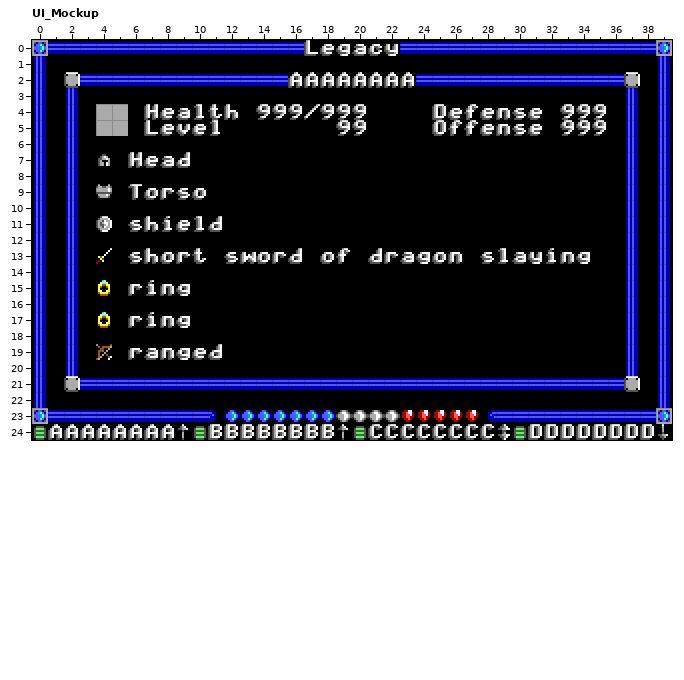
Two versions of a level (LDtk project, assets/Legacy.ldtk). That is the earlier state.
Cells are 8x8 px. Shown: UI_Mockup x 0..39, y 0..24. The commit also changed other parts of the map, which this record leaves out.
The same view after the edit:
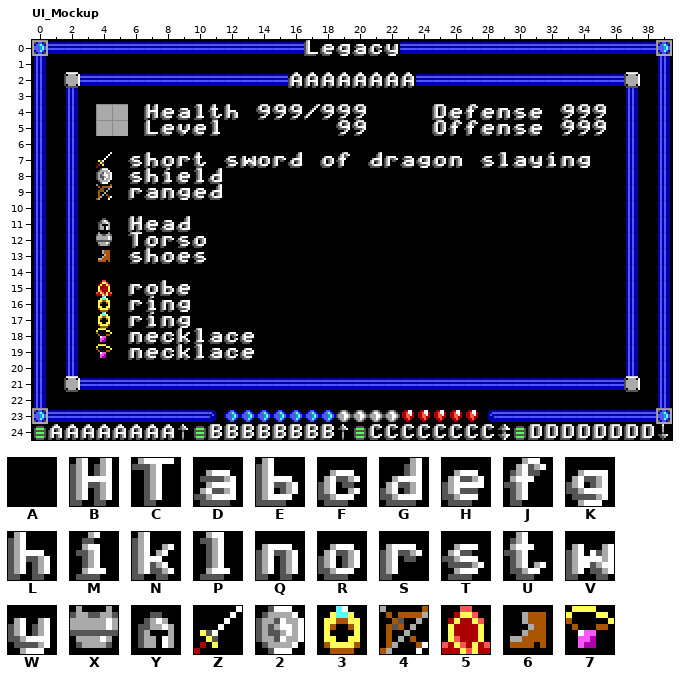
Key: from "UI": A 32, B 72, C 84, D 97, E 98, F 99, G 100, H 101, J 102, K 103, L 104, M 105, N 107, P 108, Q 110, R 111, S 114, T 115, U 116, V 119, W 121, X 160, Y 161, Z 164, 2 165, 3 168, 4 171, 5 188, 6 189, 7 190.
_ is an empty cell.
Changes in this commit:
Layer "UI_Layer":
Tile A gives way to tile 2 in row 8 at x 4.
Tile A gives way to tile 3 in row 16 at x 4.
Tile X gives way to tile 4 in row 9 at x 4.
Tile 3 gives way to tile 5 in row 15 at x 4.
Tile Z gives way to tile 6 in row 13 at x 4.
Tile 4 gives way to tile 7 in row 19 at x 4.
Tile A gives way to tile 7 in row 18 at x 4.
Tile D gives way to tile A in row 13 at x 23 and 30.
Tile G gives way to tile A in row 11 at x 11; in row 13 at x 16 and 21.
Tile J gives way to tile A in row 13 at x 19.
Tile K gives way to tile A in row 13 at x 24 and 34.
Tile M gives way to tile A in row 13 at x 32.
Tile P gives way to tile A in row 11 at x 10; in row 13 at x 29.
Tile Q gives way to tile A in row 13 at x 26 and 33.
Tile R gives way to tile A in row 13 at x 14, 18 and 25.
Tile S gives way to tile A in row 13 at x 15 and 22.
Tile T gives way to tile A in row 13 at x 12 and 28.
Tile V gives way to tile A in row 13 at x 13.
Tile W gives way to tile A in row 13 at x 31.
Tile T gives way to tile B in row 11 at x 6.
Tile A gives way to tile C in row 12 at x 6.
Tile A gives way to tile D in row 7 at x 23 and 30; in row 18 at x 11.
Tile G gives way to tile D in row 19 at x 11.
Tile M gives way to tile D in row 11 at x 8.
Tile R gives way to tile D in row 9 at x 7.
Tile Q gives way to tile E in row 15 at x 8.
Tile A gives way to tile F in row 18 at x 8 and 12; in row 19 at x 12.
Tile Q gives way to tile F in row 19 at x 8.
Tile A gives way to tile G in row 7 at x 16 and 21; in rows 8 to 9 at x 11.
Tile H gives way to tile G in row 11 at x 9.
Tile A gives way to tile H in row 8 at x 9; in row 18 at x 7 and 13; in row 19 at x 13.
Tile D gives way to tile H in row 19 at x 7.
Tile K gives way to tile H in row 15 at x 9.
Tile L gives way to tile H in row 11 at x 7.
Tile R gives way to tile H in row 9 at x 10.
Tile S gives way to tile H in row 13 at x 9.
Tile A gives way to tile J in row 7 at x 19.
Tile A gives way to tile K in row 7 at x 24 and 34; in row 16 at x 9.
Tile T gives way to tile K in row 9 at x 9.
Tile A gives way to tile L in row 8 at x 7.
Tile H gives way to tile L in row 7 at x 7.
Tile A gives way to tile M in row 7 at x 32; in row 8 at x 8; in row 16 at x 7.
Tile A gives way to tile N in row 18 at x 9.
Tile K gives way to tile N in row 19 at x 9.
Tile A gives way to tile P in row 7 at x 29; in row 8 at x 10; in row 18 at x 10.
Tile H gives way to tile P in row 19 at x 10.
Tile A gives way to tile Q in row 7 at x 26 and 33; in row 16 at x 8; in row 18 at x 6.
Tile S gives way to tile Q in row 9 at x 8; in row 19 at x 6.
Tile A gives way to tile R in row 7 at x 14, 18 and 25; in row 12 at x 7 and 10.
Tile D gives way to tile R in row 7 at x 8.
Tile M gives way to tile R in row 15 at x 7.
Tile A gives way to tile S in row 7 at x 15 and 22; in row 12 at x 8; in row 16 at x 6.
Tile C gives way to tile S in row 9 at x 6.
Tile G gives way to tile S in row 7 at x 9.
Tile A gives way to tile T in row 7 at x 12 and 28; in row 8 at x 6; in row 12 at x 9.
Tile B gives way to tile T in row 7 at x 6.
Tile U gives way to tile T in row 13 at x 10.
Tile A gives way to tile U in row 7 at x 10.
Tile A gives way to tile V in row 7 at x 13.
Tile A gives way to tile W in row 7 at x 31.
Tile A gives way to tile X in row 12 at x 4.
Tile 2 gives way to tile Y in row 11 at x 4.
Tile Y gives way to tile Z in row 7 at x 4.
